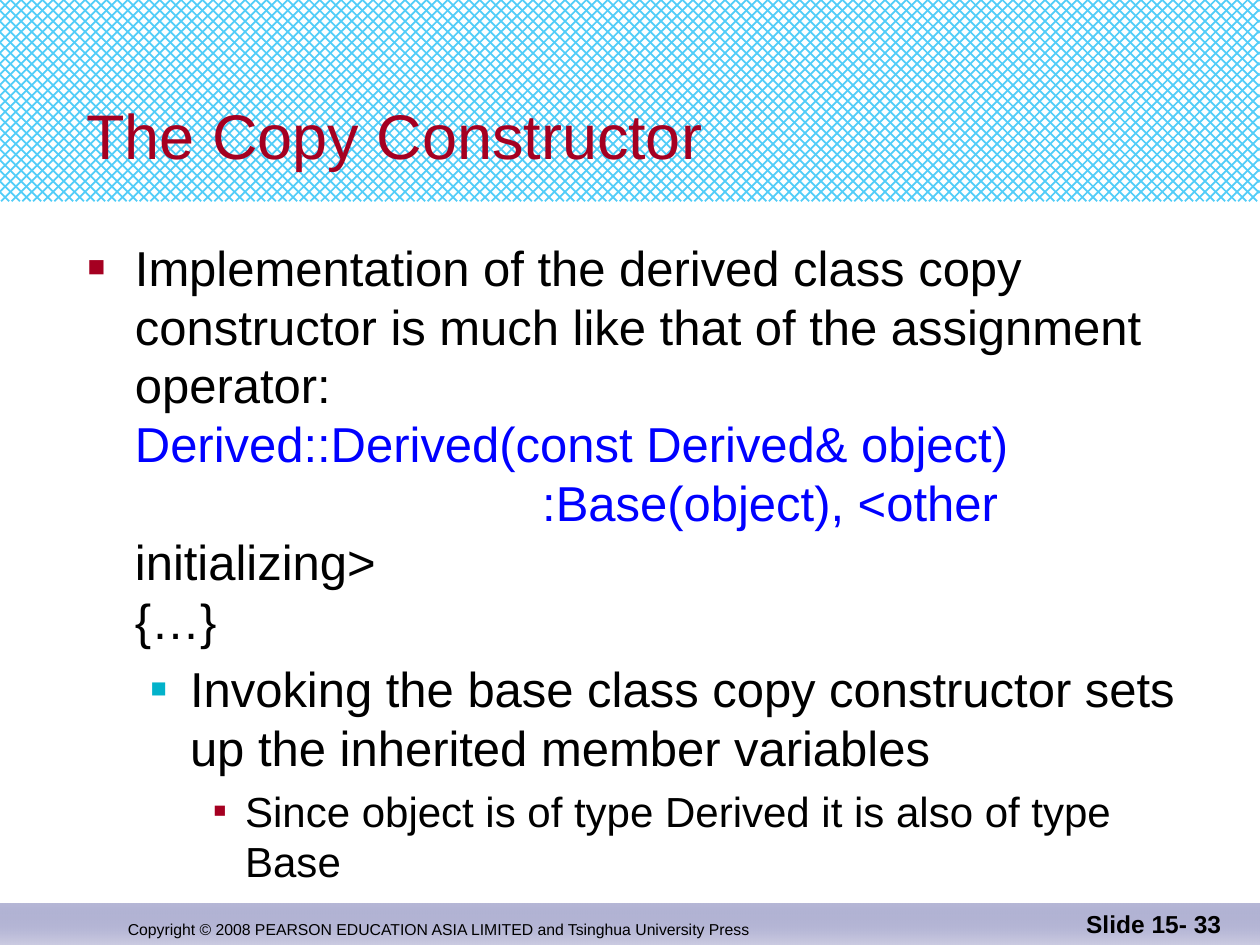
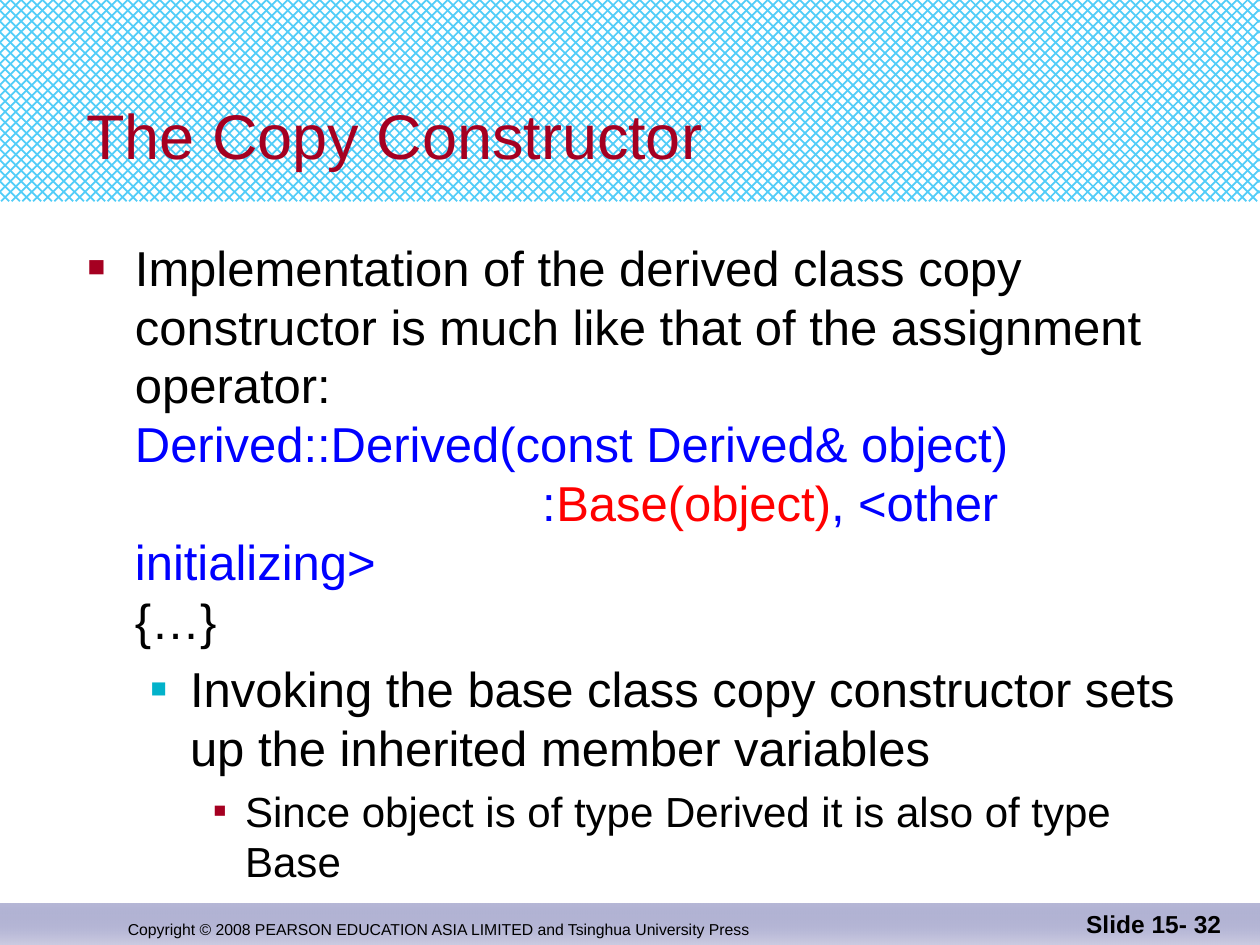
Before and after one commit to djuanbei/CPLUSPLUS, a slide deck: slide 32 of ppt/Chapter 15.pptx (slide 33 before the commit). Drawn at 1260x945 pixels with LibreOffice and Linux fonts; fonts in the diff are those of the drawing. Boxes give left, top, right and bottom in pixels: in the first picture for what was removed or moved away, otherwise in the second. Text is boxed around its words. In the diff, an @@ line names an element or a change of style, - is before the commit and + after.

Commit message:
ok

```diff
--- a/ppt/Chapter 15.pptx
+++ b/ppt/Chapter 15.pptx
@@ text at (x1=135, y1=250, x2=1141, y2=590): text colour #0000FF to #FF0000 in ":Base(object),"; text colour #000000 to #0000FF in "initializing>" @@
@@ page number at (x1=1086, y1=915, x2=1221, y2=934): text changed @@
-Slide 15- 33
+Slide 15- 32
```
Also in this commit, not shown: 4 other slides changed, 18 slides removed.
